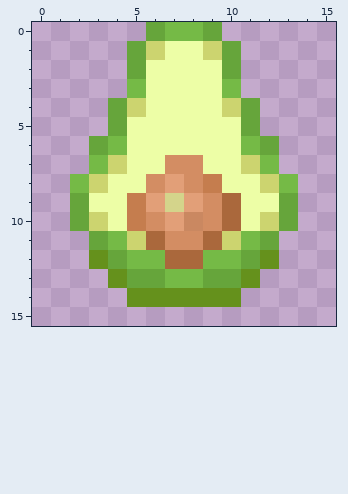
Edited in one commit: pixel-art sprite (assets/minecraft/optifine/cit/custom_foods/avocado.png). Above: the version before the commit.
The file is 16x16 pixels.
And afterwards:
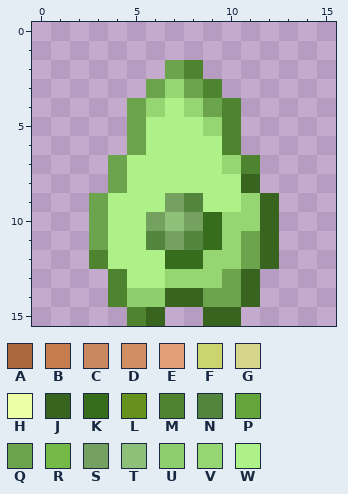
Palette (. is transparent): A #aa683c  B #c57d4e  C #ca8861  D #d38d63  E #e29f78  F #ccd46f  G #d4d48b  H #edfea6  J #386420  K #356d1d  L #65911c  M #4e8330  N #54853f  P #66a53b  Q #6ca44d  R #75ba46  S #74a160  T #8ec079  U #8fce6c  V #96d672  W #aef188
Author's note on the commit: Update Avocado/Burger Textures
What changed:
Changed rows in their new state; - is an unchanged pixel.
first column x 2:
 0 ----....----
 1 ---......---
 2 ---..QM..---
 3 ---.QVQM.---
 4 --.QVWVQM.--
 5 --.QWWWVM.--
 6 -..QWWWWM..-
 7 -.QWWWWWVM.-
 8 ..QWWWWWWJ..
 9 .QWWWSNWWVJ.
10 .QWWSTSKVVJ.
11 -QWWNSNKVQJ-
12 -MWWWKKVVQJ-
13 --MWWVVVQJ--
14 --MUUJJQQJ--
15 ---MJ--JJ---
Where, in picture pixels (left, top, right, bottom), the same in both pictures:
changed: (70, 22, 298, 326)
